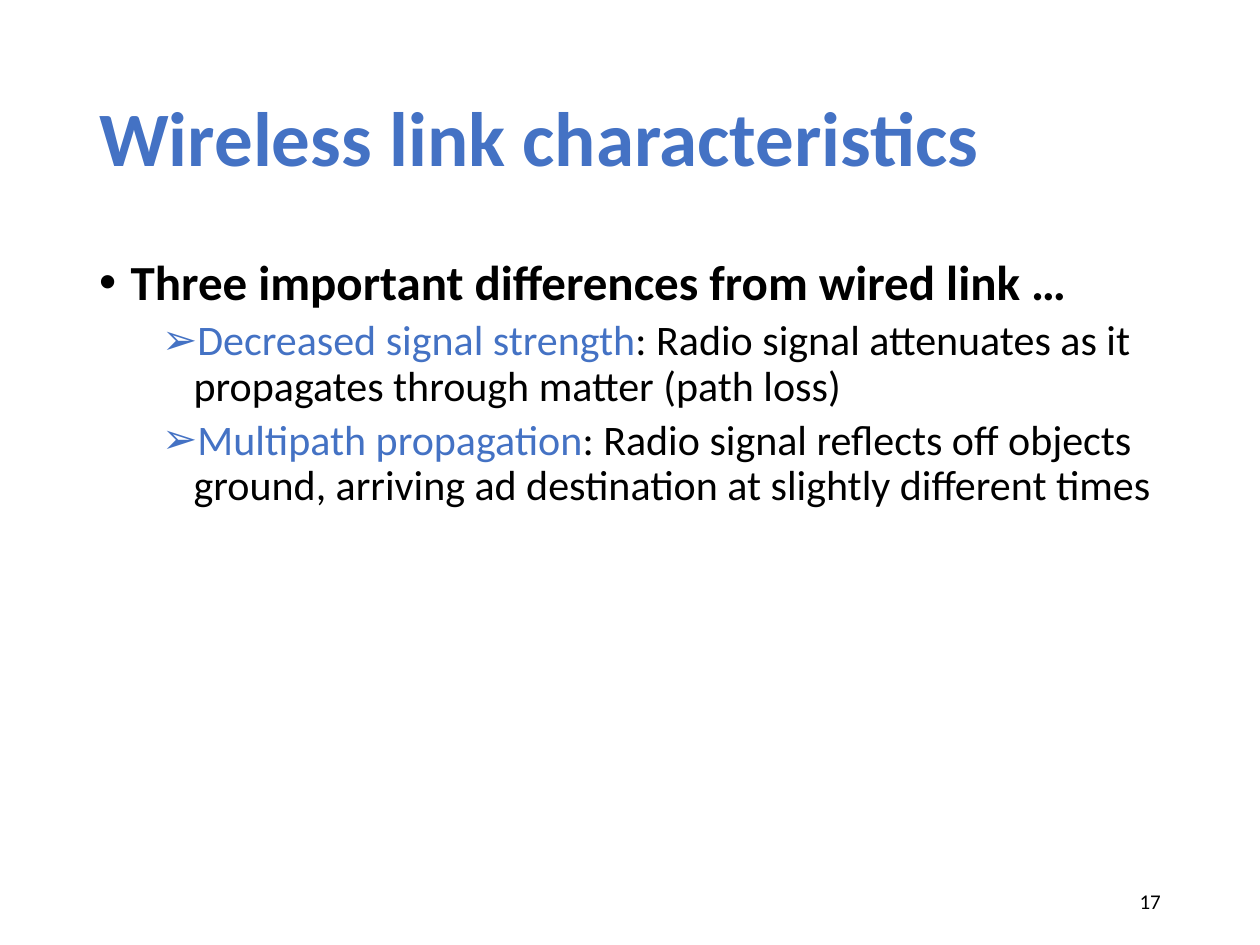
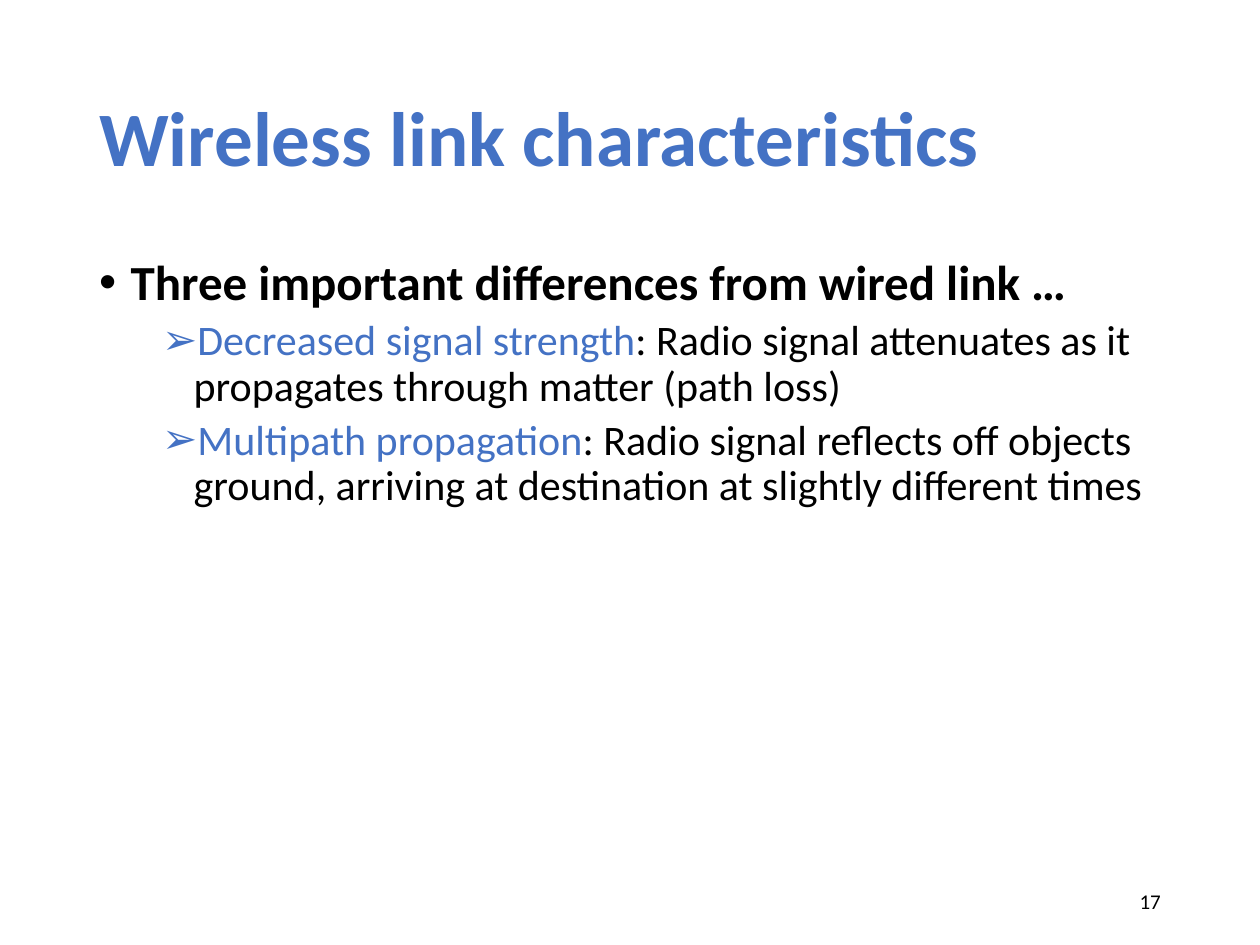
Before and after one commit to xinjin/course-net, a slide deck: slide 17 of slides/lec19_wireless.pptx. Drawn at 1260x945 pixels with LibreOffice and Linux fonts; fonts in the diff are those of the drawing. Boxes give left, top, right and bottom in pixels: in the first picture for what was removed or moved away, otherwise in the second. Text is boxed around its words. In the diff, an @@ line names an element or a change of style, - is before the commit and + after.

```diff
--- a/slides/lec19_wireless.pptx
+++ b/slides/lec19_wireless.pptx
@@ text at (194,425,1142,508): text changed @@
-  ➢ Multipath propagation: Radio signal reflects off objects ground, arriving ad destination at slightly different times
+  ➢ Multipath propagation: Radio signal reflects off objects ground, arriving at destination at slightly different times
```
Also in this commit, not shown: 2 other slides changed, 3 other files.
